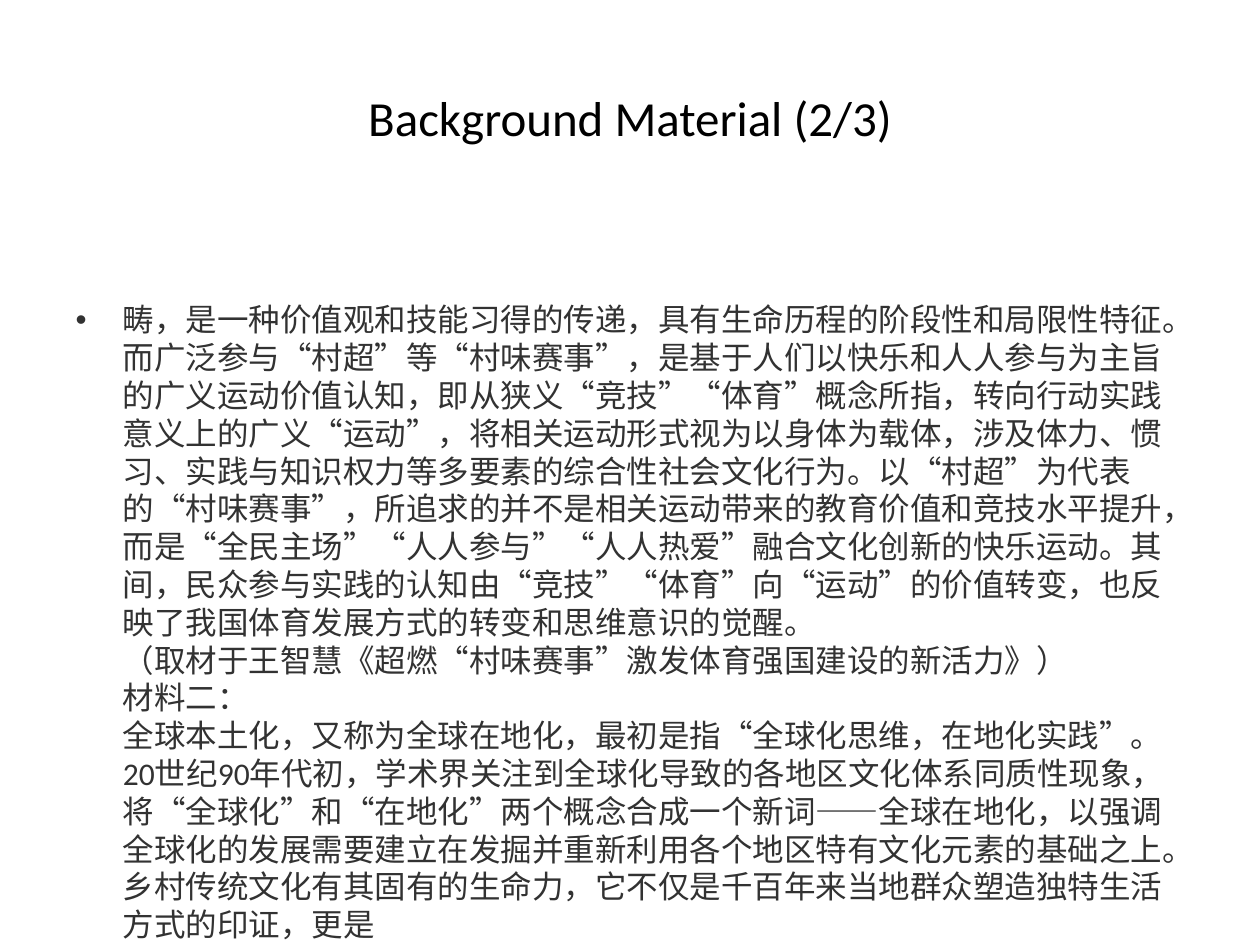
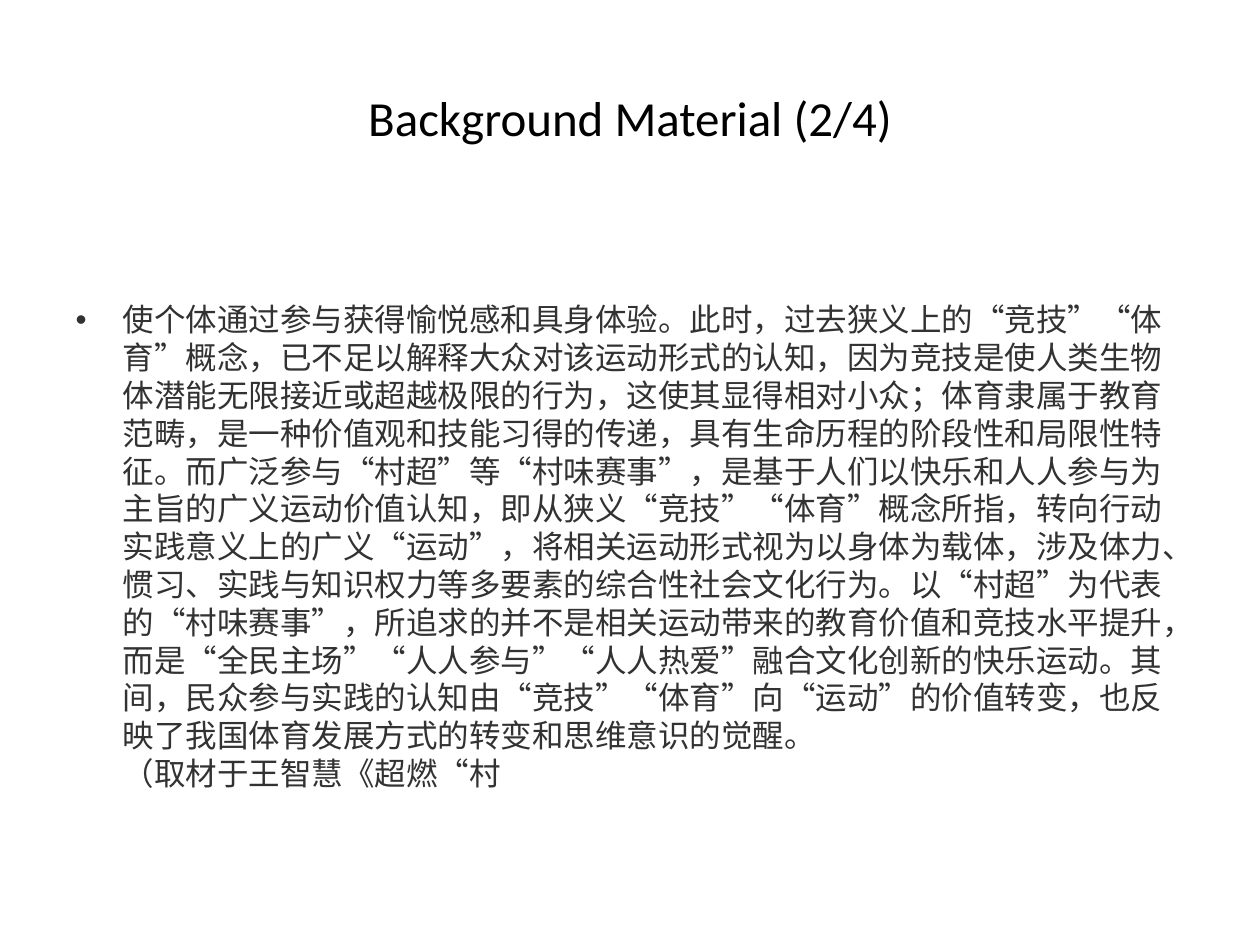
Before and after one commit to chenchen8486/word2ppt-assistant, a slide deck: slide 16 of 测试文档_processed.pptx (slide 11 before the commit). Drawn at 1260x945 pixels with LibreOffice and Linux fonts; fonts in the diff are those of the drawing. Boxes give left, top, right and bottom in pixels: in the first picture for what was removed or moved away, otherwise in the second. Text is boxed around its words. In the diff, an @@ line names an element or a change of style, - is before the commit and + after.

```diff
--- a/测试文档_processed.pptx
+++ b/测试文档_processed.pptx
@@ title at (x1=368, y1=100, x2=892, y2=145): text changed @@
-Background Material (2/3)
+Background Material (2/4)
@@ text at (x1=123, y1=304, x2=1194, y2=788): text changed @@
-• 畴，是一种价值观和技能习得的传递，具有生命历程的阶段性和局限性特征。而广泛参与“村超”等“村味赛事”，是基于人们以快乐和人人参与为主旨的广义运动价值认知，即从狭义“竞技”“体育”概念所指，转向行动实践意义上的广义“运动”，将相关运动形式视为以身体为载体，涉及体力、惯习、实践与知识权力等多要素的综合性社会文化行为。以“村超”为代表的“村味赛事”，所追求的并不是相关运动带来的教育价值和竞技水平提升，而是“全民主场”“人人参与”“人人热爱”融合文化创新的快乐运动。其间，民众参与实践的认知由“竞技”“体育”向“运动”的价值转变，也反映了我国体育发展方式的转变和思维意识的觉醒。
-  （取材于王智慧《超燃“村味赛事”激发体育强国建设的新活力》）
-  材料二：
-  全球本土化，又称为全球在地化，最初是指“全球化思维，在地化实践”。20世纪90年代初，学术界关注到全球化导致的各地区文化体系同质性现象，将“全球化”和“在地化”两个概念合成一个新词——全球在地化，以强调全球化的发展需要建立在发掘并重新利用各个地区特有文化元素的基础之上。乡村传统文化有其固有的生命力，它不仅是千百年来当地群众塑造独特生活方式的印证，更是
+• 使个体通过参与获得愉悦感和具身体验。此时，过去狭义上的“竞技”“体育”概念，已不足以解释大众对该运动形式的认知，因为竞技是使人类生物体潜能无限接近或超越极限的行为，这使其显得相对小众；体育隶属于教育范畴，是一种价值观和技能习得的传递，具有生命历程的阶段性和局限性特征。而广泛参与“村超”等“村味赛事”，是基于人们以快乐和人人参与为主旨的广义运动价值认知，即从狭义“竞技”“体育”概念所指，转向行动实践意义上的广义“运动”，将相关运动形式视为以身体为载体，涉及体力、惯习、实践与知识权力等多要素的综合性社会文化行为。以“村超”为代表的“村味赛事”，所追求的并不是相关运动带来的教育价值和竞技水平提升，而是“全民主场”“人人参与”“人人热爱”融合文化创新的快乐运动。其间，民众参与实践的认知由“竞技”“体育”向“运动”的价值转变，也反映了我国体育发展方式的转变和思维意识的觉醒。
+  （取材于王智慧《超燃“村
```
Also in this commit, not shown: 52 other slides changed, 26 slides added, 10 slides removed, 8 other files.
